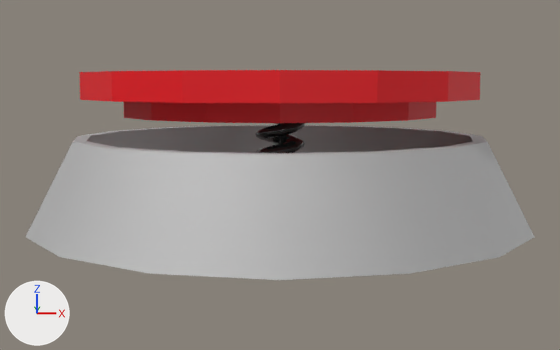
The Blender file models/red_button.blend as it was, and as the next commit left it.
Both versions are drawn from a 50 mm lens placed at (0.0, -0.3157, 0.0308), pointed at (0.0, -0.0014, -0.0067). Lighting does not change. The marker at lower left points along +X, +Y and +Z.
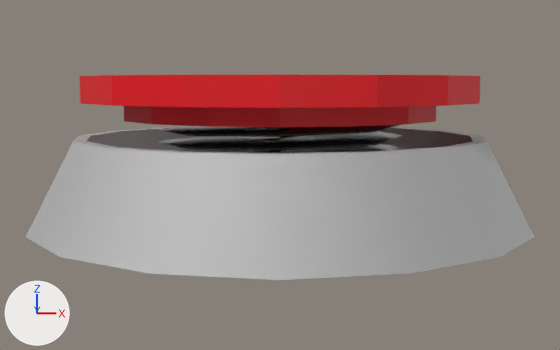
What the commit changed:
Object 'Circle' (ob_circle) moves from (0.0, 0.0, -0.002) to (0.0, 0.0, 0.0045).
Object 'Circle' (ob_circle) is rescaled from (1.0, 0.5, 1.0) to (5.0, 0.3, 5.0).
Object 'Cylinder.001' (ob_cylinder_001) moves from (0.0, 0.0, 0.0294) to (0.0, 0.0, 0.0281).

Changed parts and their boxes [x1, y1, x2, y2] in the pictures (560 x 350 px):
'Cylinder.001', moved
    before: [79, 70, 481, 123]
    after: [80, 75, 480, 127]
'Circle', moved, rescaled
    before: [255, 123, 305, 153]
    after: [157, 125, 403, 153]
